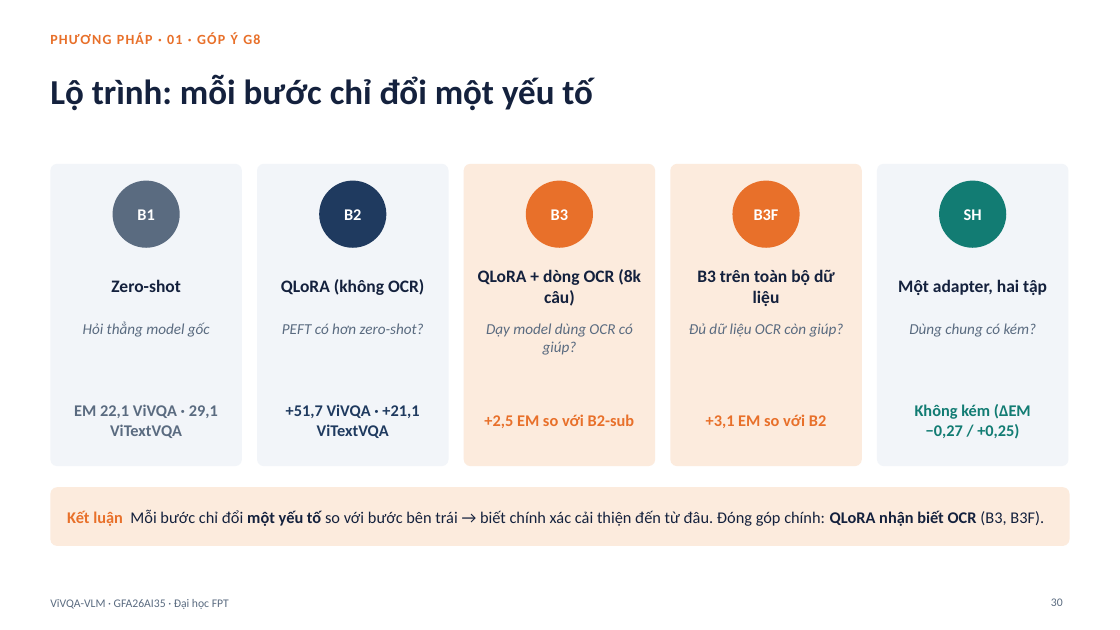
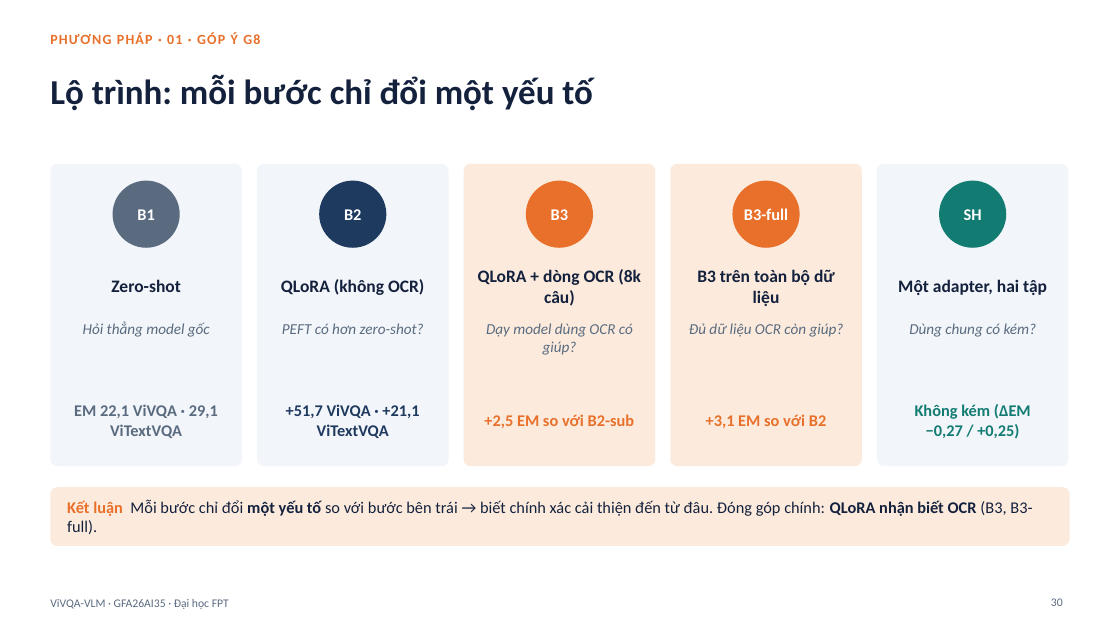
Before and after one commit to PLHGNAOH/ViVQA-VLM, a slide deck: slide 30 of docs/04_slides/KLTN_TV_Claude.pptx. Drawn at 1120x630 pixels with LibreOffice and Linux fonts; fonts in the diff are those of the drawing; background and template pictures are left out. Boxes give left, top, right and bottom in pixels: in the first picture for what was removed or moved away, otherwise in the second. Text is boxed around its words. In the diff, an @@ line names an element or a change of style, - is before the commit and + after.

```diff
--- a/docs/04_slides/KLTN_TV_Claude.pptx
+++ b/docs/04_slides/KLTN_TV_Claude.pptx
@@ text at [744, 208, 788, 220]: text changed @@
-B3F
+B3-full
@@ text at [67, 500, 1032, 534]: text changed @@
-Kết luận Mỗi bước chỉ đổi một yếu tố so với bước bên trái → biết chính xác cải thiện đến từ đâu. Đóng góp chính: QLoRA nhận biết OCR (B3, B3F).
+Kết luận Mỗi bước chỉ đổi một yếu tố so với bước bên trái → biết chính xác cải thiện đến từ đâu. Đóng góp chính: QLoRA nhận biết OCR (B3, B3-full).
```
Also in this commit, not shown: 5 other slides changed, 7 other files.
